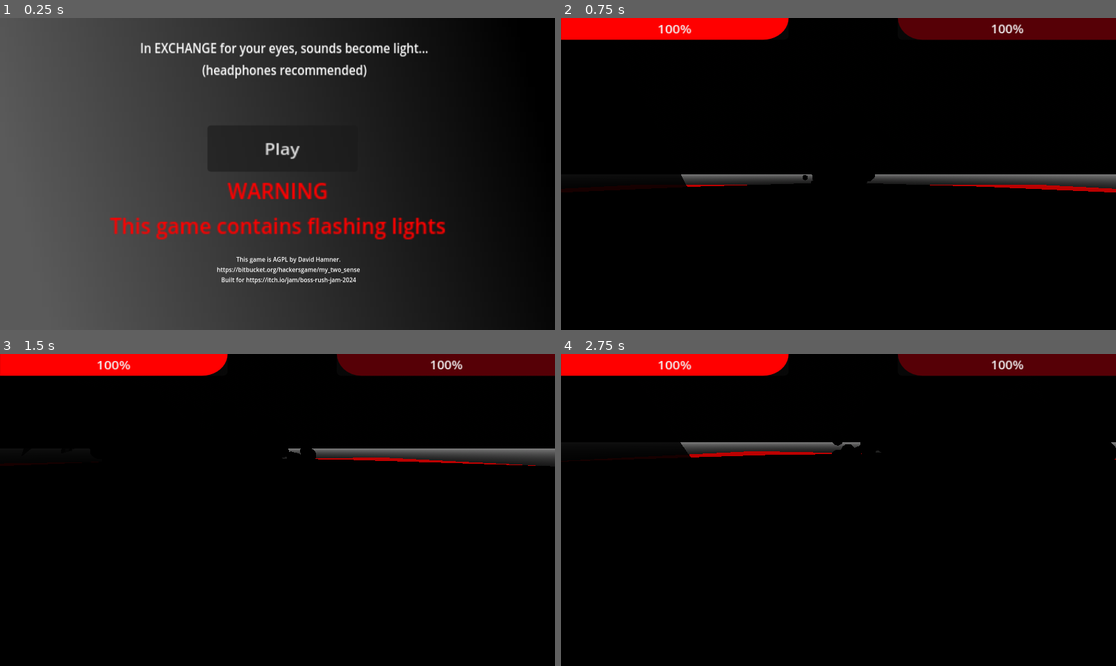
Above: before the commit, frames 1-4 (two rows, left to right).
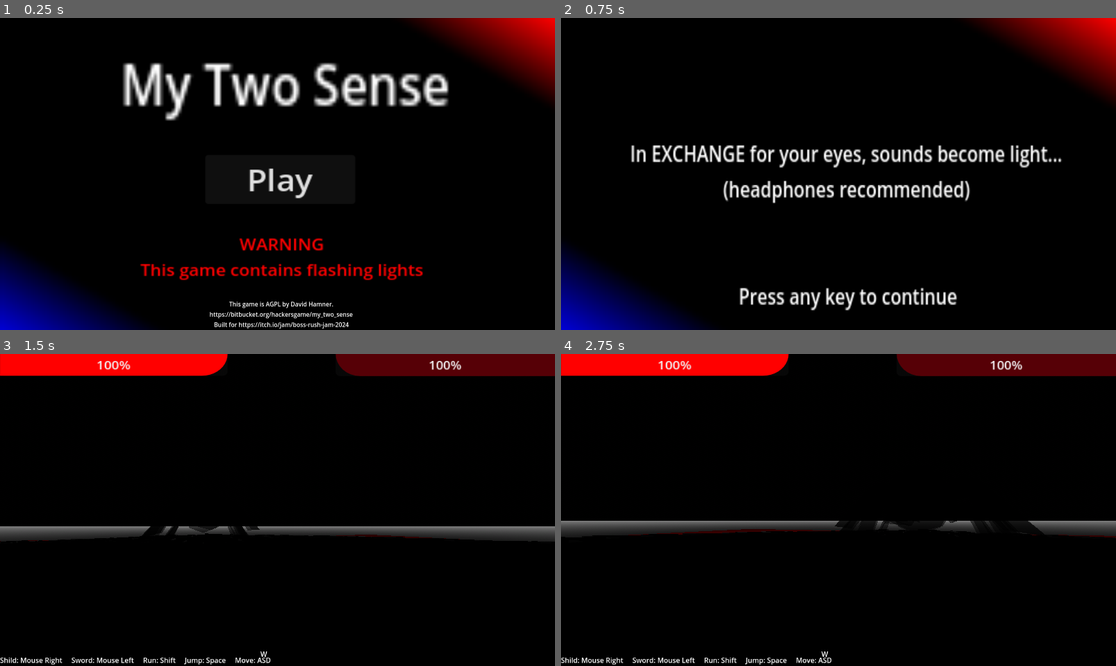
Above: after the commit, the same moments.

Repository: ruapotato/eyelander
Game: Godot game, scene res://main_menu.tscn
Two runs of this game, one before a commit and one after it. Both use one fixed random seed, a clock stepped at 60 frames per second and the inputs below. Sound files missing from this copy of the repository are replaced by a short silence.
Inputs (mouse positions are in pixels of both pictures, inside the frame that each line leads up to):
- Up to frame 1 (0.25 s): no input
- Up to frame 2 (0.75 s): click "Play" at 0.5 s
- Up to frame 3 (1.5 s): tap Enter at 1.25 s; move the mouse to (305, 510) at 1.27 s; press the mouse at (305, 510) at 1.28 s; hold W (forward) from 1.28 s (still down); right-click (305, 510) at 1.35 s
- Up to frame 4 (2.75 s): keep holding W (forward); tap Space (jump) at 1.52, 2.27 s; move the mouse to (810, 510) at 2.02 s; release the mouse at (810, 510) at 2.03 s; click (810, 510) at 2.1 s; right-click (810, 510) at 2.3 s

The runs differ from the first frame. In frame 1, 75% of the frame differs, in the area x 0-100%, y 0-100%; in frame 2, 18%; in frame 3, 6.0%; in frame 4, 4.9%.

Commit message:
Touch ups all over

Diff:
--- a/Light_sounds.gd
+++ b/Light_sounds.gd
@@ -4,6 +4,7 @@
 
 # Called when the node enters the scene tree for the first time.
 func _ready():
+	light.omni_attenuation = 3
 	pass # Replace with function body.
 
 
@@ -14,7 +15,7 @@
 		var this_stream = get_stream_playback()
 		var volume_peak = AudioServer.get_bus_peak_volume_left_db(0,0)
 		if volume_peak > -150:
-			light.light_energy = abs(volume_peak) / 40
+			light.light_energy = abs(volume_peak) /8
 			#print(volume_peak)
 	else:
 		light.light_energy = 0
--- a/boss_1.gd
+++ b/boss_1.gd
@@ -63,6 +63,10 @@
 	var slam_pos = head_bone.global_position
 	slam_pos.y = 0
 	new_slam_effect.set_deferred("global_position", slam_pos)
+
+	if animation_tree.get("parameters/fly/active"):
+		animation_tree.set("parameters/fly/request", AnimationNodeOneShot.ONE_SHOT_REQUEST_ABORT)
+	# Handle Jump.
 	#slam_effect.global_position =
 	#slam_effect.find_child("slam_particles").time = 0
 	new_slam_effect.find_child("slam_particles").emitting = true
@@ -221,7 +225,7 @@
 	#	stage = 2
 	sounds.global_position = butt_bone.global_position
 	#stage = (int(life/10) % 2) + 1
-	stage = int(life/10)%3 + 1
+	stage = int(life-2)%3 + 1
 	#print(stage)
 		#print(life)
 	# Add the gravity.git status
--- a/boss_1_import.tscn
+++ b/boss_1_import.tscn
@@ -74,7 +74,7 @@
 nodes/rage/position = Vector2(780, 180)
 nodes/slam/node = SubResource("AnimationNodeOneShot_qpgrh")
 nodes/slam/position = Vector2(280, 180)
-node_connections = [&"output", 0, &"rage", &"TimeScale", 0, &"moving", &"TimeScale 2", 0, &"Animation 2", &"effect_1", 0, &"TimeScale", &"effect_1", 1, &"Animation", &"fly", 0, &"slam", &"fly", 1, &"Animation 3", &"slam", 0, &"effect_1", &"slam", 1, &"TimeScale 2", &"rage", 0, &"fly", &"rage", 1, &"TimeScale 3", &"TimeScale 3", 0, &"Animation 4"]
+node_connections = [&"output", 0, &"rage", &"TimeScale", 0, &"moving", &"TimeScale 2", 0, &"Animation 2", &"TimeScale 3", 0, &"Animation 4", &"effect_1", 0, &"TimeScale", &"effect_1", 1, &"Animation", &"fly", 0, &"slam", &"fly", 1, &"Animation 3", &"rage", 0, &"fly", &"rage", 1, &"TimeScale 3", &"slam", 0, &"effect_1", &"slam", 1, &"TimeScale 2"]
 
 [node name="boss_2" instance=ExtResource("1_ignb7")]
 
@@ -114,12 +114,12 @@
 surface_material_override/3 = ExtResource("2_5mrau")
 
 [node name="butt_bone" type="BoneAttachment3D" parent="Armature/Skeleton3D" index="1"]
-transform = Transform3D(0.996212, -0.0866917, 0.00722166, -0.000254777, -0.0859221, -0.996305, 0.0869919, 0.992523, -0.0856187, 1.11893, 14.0047, -9.13724)
+transform = Transform3D(0.996212, -0.0866918, 0.00722172, -0.000254781, -0.0859227, -0.996305, 0.086992, 0.992523, -0.0856193, 1.11893, 14.0047, -9.13724)
 bone_name = "body"
 bone_idx = 0
 
 [node name="head_bone" type="BoneAttachment3D" parent="Armature/Skeleton3D" index="2"]
-transform = Transform3D(0.99971, -0.0241335, 0.00195787, 0.00122075, -0.0305178, -0.999536, 0.0241824, 0.999243, -0.0304799, 0.424792, 13.9797, 1.52237)
+transform = Transform3D(0.99971, -0.0241336, 0.00195792, 0.00122079, -0.0305184, -0.999536, 0.0241825, 0.999243, -0.0304805, 0.424789, 13.9796, 1.52237)
 bone_name = "head"
 bone_idx = 6
 
--- a/end_screen.gd
+++ b/end_screen.gd
@@ -12,4 +12,6 @@
 
 
 func _on_menu_pressed():
+	for body in get_parent().get_children():
+		body.queue_free()
 	get_tree().reload_current_scene()
--- a/game_over.gd
+++ b/game_over.gd
@@ -12,4 +12,6 @@
 
 
 func _on_menu_pressed():
+	for body in get_parent().get_children():
+		body.queue_free()
 	get_tree().reload_current_scene()
--- a/gui.tscn
+++ b/gui.tscn
@@ -19,10 +19,28 @@
 value = 100.0
 
 [node name="BOSS_1_LIFE" type="ProgressBar" parent="."]
-offset_left = 1165.0
-offset_top = -1.99998
-offset_right = 1441.0
-offset_bottom = 29.0
+offset_left = 1161.0
+offset_top = -1.0
+offset_right = 1437.0
+offset_bottom = 30.0
 scale = Vector2(2.75164, 2.49976)
 theme_override_styles/fill = SubResource("StyleBoxFlat_yfbxp")
 value = 100.0
+
+[node name="Label" type="Label" parent="."]
+offset_top = 1040.0
+offset_right = 604.0
+offset_bottom = 1066.0
+scale = Vector2(1.51365, 1.54352)
+text = "Shild: Mouse Right     Sword: Mouse Left     Run: Shift     Jump: Space     Move: ASD
+"
+vertical_alignment = 1
+
+[node name="Label2" type="Label" parent="."]
+offset_left = 901.0
+offset_top = 1019.0
+offset_right = 1500.0
+offset_bottom = 1045.0
+scale = Vector2(1.51365, 1.54352)
+text = "W"
+vertical_alignment = 1
--- a/main_menu.gd
+++ b/main_menu.gd
@@ -1,6 +1,6 @@
 extends Node2D
 
-@onready var game = preload("res://world.tscn")
+@onready var game = preload("res://startup_screen.tscn")
 var new_game = null
 # Called when the node enters the scene tree for the first time.
 func _ready():
@@ -19,4 +19,4 @@
 		new_game.queue_free()
 	new_game = game.instantiate()
 	self.hide()
-	add_child(new_game)
+	get_parent().add_child(new_game)
--- a/main_menu.tscn
+++ b/main_menu.tscn
@@ -1,14 +1,19 @@
-[gd_scene load_steps=4 format=3 uid="uid://3o4a8uaid6mb"]
+[gd_scene load_steps=5 format=3 uid="uid://3o4a8uaid6mb"]
 
 [ext_resource type="Script" path="res://main_menu.gd" id="1_8rasr"]
 
-[sub_resource type="Gradient" id="Gradient_uh7cu"]
-colors = PackedColorArray(0, 0, 0, 1, 0.355314, 0.355314, 0.355314, 1)
+[sub_resource type="Gradient" id="Gradient_ki2s5"]
+offsets = PackedFloat32Array(0, 0.148387, 0.432258, 0.845161, 1)
+colors = PackedColorArray(1, 0, 0, 1, 0, 0, 0, 1, 0, 0, 0, 1, 0, 0, 0, 1, 0, 0, 0.870588, 1)
 
 [sub_resource type="GradientTexture2D" id="GradientTexture2D_jncou"]
-gradient = SubResource("Gradient_uh7cu")
-fill_from = Vector2(0.96789, 0.247706)
-fill_to = Vector2(0, 0.380734)
+gradient = SubResource("Gradient_ki2s5")
+fill_from = Vector2(1, 0)
+fill_to = Vector2(0, 1)
+
+[sub_resource type="Theme" id="Theme_3einr"]
+Button/colors/font_hover_color = Color(0.764706, 0, 0.0862745, 1)
+Button/colors/icon_normal_color = Color(0, 0, 1, 1)
 
 [node name="main_menu" type="Node2D"]
 script = ExtResource("1_8rasr")
@@ -19,28 +24,29 @@
 texture = SubResource("GradientTexture2D_jncou")
 
 [node name="Label" type="Label" parent="."]
-offset_left = 250.0
-offset_top = 69.0
-offset_right = 825.0
-offset_bottom = 121.0
-scale = Vector2(2.55306, 2.9206)
-text = "In EXCHANGE for your eyes, sounds become light...
-(headphones recommended)"
+offset_left = 218.0
+offset_top = 87.0
+offset_right = 366.0
+offset_bottom = 114.0
+scale = Vector2(10.4796, 12.0181)
+text = "My Two Sense"
 horizontal_alignment = 1
 
 [node name="Button" type="Button" parent="."]
-offset_left = 718.0
-offset_top = 372.0
-offset_right = 855.0
-offset_bottom = 419.0
+offset_left = 710.0
+offset_top = 474.0
+offset_right = 847.0
+offset_bottom = 524.0
 scale = Vector2(3.78877, 3.39787)
+theme = SubResource("Theme_3einr")
+theme_override_font_sizes/font_size = 30
 text = "Play"
 
 [node name="Label2" type="Label" parent="."]
-offset_left = 631.0
-offset_top = 819.0
-offset_right = 1206.0
-offset_bottom = 897.0
+offset_left = 606.0
+offset_top = 974.0
+offset_right = 1181.0
+offset_bottom = 1052.0
 scale = Vector2(1.27902, 1.36552)
 text = "This game is AGPL by David Hamner.
 https://bitbucket.org/hackersgame/my_two_sense
@@ -49,11 +55,11 @@
 
 [node name="Label3" type="Label" parent="."]
 modulate = Color(1, 0, 0, 1)
-offset_left = 206.0
-offset_top = 543.0
-offset_right = 545.0
-offset_bottom = 595.0
-scale = Vector2(4.47254, 4.64787)
+offset_left = 339.0
+offset_top = 743.0
+offset_right = 678.0
+offset_bottom = 795.0
+scale = Vector2(3.76696, 3.40636)
 text = "WARNING
 This game contains flashing lights"
 horizontal_alignment = 1
--- a/player.gd
+++ b/player.gd
@@ -19,11 +19,11 @@
 var mouse_sensitivity = .0035
 #var speed = 5
 var gravity = ProjectSettings.get_setting("physics/3d/default_gravity")
-var JUMP_VELOCITY = 4.5
+var JUMP_VELOCITY = 7
 var SPEED = 5.0
-var sword_hold_angle = 315
+
 var swipping = false
-var swipe_speed = .35
+var swipe_speed = .2
 var swipe_counter = 0
 var damage_todo = 0
 var life = 100
@@ -32,10 +32,15 @@
 #var swipe_start_angle = 180
 #var swipe_end_angle = 30
 var swipe_stage = 1
-var swipe_angles = {1: [180, 0], 2: [0,180], 3: [180, 45], 4: [45, 45]}
+
+var sword_hold_angle = 123
+var sword_far_left_angle = 250
+var swipe_angles = {1: [sword_hold_angle, sword_far_left_angle],
+					2: [sword_far_left_angle,sword_hold_angle]}
+#					3: [sword_hold_angle, sword_far_left_angle]}
 
 var shilding = false
-var shild_hold_angle = 65
+var shild_hold_angle = 90
 var shilding_angle = 0
 var knockback = Vector3(0,0,0)
 var dazzed = 0
@@ -149,13 +154,18 @@
 		# Set camera
 		#shild.rotation_degrees.x = spring_arm.rotation_degrees.x
 		# Set sword pos
-		sword.rotation_degrees.y = piv.rotation_degrees.y - 200
+		sword.rotation_degrees.y = piv.rotation_degrees.y - 100
 	if not shilding:
 		shild.rotation_degrees.y = shild_hold_angle + piv.rotation_degrees.y
 
-	if swipping and not shilding:
-		var swipe_start_angle = swipe_angles[swipe_stage][0]
-		var swipe_end_angle =   swipe_angles[swipe_stage][1]
+
+	var swipe_done = swipe_stage > len(swipe_angles)
+	if swipe_done and sword.find_child("swing").playing:
+		sword.find_child("swing").stop()
+
+	if (swipping and not swipe_done) and not shilding:
+		var swipe_end_angle = swipe_angles[swipe_stage][0]
+		var swipe_start_angle =   swipe_angles[swipe_stage][1]
 		#print(swipe_counter)
 		swipe_counter -= delta
 		if swipe_counter <= 0:
@@ -166,17 +176,19 @@
 			var total_angles = swipe_end_angle - swipe_start_angle
 			var angle = (total_angles * angle_amount) + swipe_start_angle
 			#print(angle)
-			sword.rotation_degrees.y = angle + piv.rotation_degrees.y + sword_hold_angle
-	if not swipping and not shilding:
+			sword.rotation_degrees.y = angle + piv.rotation_degrees.y
+			#print(sword.rotation_degrees.y)
+	if (not swipping or swipe_done) and not shilding:
 		#sword.rotation.y = lerp_angle(sword.rotation.y, atan2(-direction.x, -direction.z), .2)
-		if not Input.is_action_pressed("swipe"):
-			sword.rotation.y = piv.rotation.y + deg_to_rad(sword_hold_angle)
-		else:
+		#if not Input.is_action_pressed("swipe"):
+		sword.rotation_degrees.y = sword_hold_angle + piv.rotation_degrees.y
+		if Input.is_action_pressed("swipe"):
 			swipe_stage += 1
 			#print(swipe_stage)
-			if swipe_stage > len(swipe_angles):
+			#if swipe_stage > len(swipe_angles):
 				#swipe_stage = 1
-				swipe_stage = len(swipe_angles)
+				#swipping = false
+				#swipe_stage = len(swipe_angles)
 			swipping = true
 			swipe_counter = swipe_speed
 		#print(sword.rotation.y)
--- a/project.godot
+++ b/project.godot
@@ -19,6 +19,7 @@
 
 window/size/viewport_width=1920
 window/size/viewport_height=1080
+window/size/mode=3
 
 [input]
 
@@ -68,3 +69,7 @@
 "events": [Object(InputEventKey,"resource_local_to_scene":false,"resource_name":"","device":0,"window_id":0,"alt_presse …(181 unchanged characters)…
 ]
 }
+
+[physics]
+
+3d/default_gravity=16.0
--- a/shild.tscn
+++ b/shild.tscn
@@ -7,14 +7,14 @@
 [ext_resource type="AudioStream" uid="uid://b6t6s702fb5mp" path="res://sounds/sound8.wav" id="5_umm4n"]
 
 [sub_resource type="BoxShape3D" id="BoxShape3D_744lb"]
-size = Vector3(1, 1.595, 0.14)
+size = Vector3(1, 1.595, 0.345)
 
 [node name="shild" type="RigidBody3D"]
 gravity_scale = 0.0
 script = ExtResource("1_lk3q2")
 
 [node name="CollisionShape3D" type="CollisionShape3D" parent="."]
-transform = Transform3D(1, 0, 0, 0, 1, 0, 0, 0, 1, 0, 0.065, -0.54)
+transform = Transform3D(1, 0, 0, 0, 1, 0, 0, 0, 1, 0, 0.065, -0.603113)
 shape = SubResource("BoxShape3D_744lb")
 
 [node name="mesh" parent="." instance=ExtResource("1_2fpaf")]
--- a/shild_import.tscn
+++ b/shild_import.tscn
@@ -6,4 +6,4 @@
 [node name="shild_import" instance=ExtResource("1_isexf")]
 
 [node name="shild2" parent="." index="0"]
-material_override = ExtResource("2_kfdh8")
+surface_material_override/0 = ExtResource("2_kfdh8")
--- a/slam_effect.tscn
+++ b/slam_effect.tscn
@@ -1,9 +1,6 @@
 [gd_scene load_steps=4 format=3 uid="uid://btecjvp4bcjg0"]
 
-[sub_resource type="StandardMaterial3D" id="StandardMaterial3D_2cjgp"]
-albedo_color = Color(0, 0, 0, 1)
-emission = Color(1, 0, 0, 1)
-emission_energy_multiplier = 100.0
+[ext_resource type="Material" uid="uid://ctth5up8r82wk" path="res://native/shild.tres" id="1_vu27l"]
 
 [sub_resource type="ParticleProcessMaterial" id="ParticleProcessMaterial_l6wrp"]
 gravity = Vector3(0, -20, 0)
@@ -17,7 +14,7 @@
 
 [node name="slam_particles" type="GPUParticles3D" parent="."]
 transform = Transform3D(-4.37114e-08, -1, 0, 1, -4.37114e-08, 0, 0, 0, 1, 0, 0, 0)
-material_override = SubResource("StandardMaterial3D_2cjgp")
+material_override = ExtResource("1_vu27l")
 emitting = false
 amount = 80
 one_shot = true
--- a/spike.gd
+++ b/spike.gd
@@ -1,11 +1,12 @@
 extends Area3D
 
 @onready var boss = get_parent().find_child("boss_1")
+@onready var player = get_parent().find_child("player")
 var damage = 50
 var ttl = 4
 var bad = true
 var target = Vector3(0,0,0)
-var speed = 10
+var speed = 18
 # Called when the node enters the scene tree for the first time.
 func _ready():
 	#wadd_collision_exception_with(boss)
@@ -14,11 +15,18 @@
 
 # Called every frame. 'delta' is the elapsed time since the previous frame.
 func _process(delta):
+	if bad:
+		target = player.global_position
+	else:
+		target = boss.global_position + Vector3(0,1,0)
+
 	if global_position != target:
 		look_at(target)
 	#global_position = lerp(global_position, target, delta * speed)
 
 	global_position = global_position.move_toward(target, delta * speed)
+	#if global_position == target:
+	#	queue_free()
 	ttl -= delta
 	if ttl < 0:
 		queue_free()
@@ -27,14 +35,18 @@
 	#print(body.name)
 	if body.name == "shild":
 		queue_free()
-	if body.name == "player" and bad:
-		#print("hurt player")
-		body.damage_todo += damage
-	if body.name == "boss_1":
+	elif body.name == "player":
+		if bad:
+			print("hurt player")
+			body.damage_todo += damage
+	elif body.name == "boss_1":
 		if not bad:
-			#print("hurt boss")
+			print("hurt boss")
 			body.damage_todo += damage
 			queue_free()
+	elif body.name != "sword":
+		print("hit " + body.name)
+		queue_free()
 
 
 func _on_area_entered(area):
--- a/spike.tscn
+++ b/spike.tscn
@@ -15,8 +15,8 @@
 height = 0.5
 
 [sub_resource type="CapsuleShape3D" id="CapsuleShape3D_fjsrh"]
-radius = 0.25
-height = 0.5
+radius = 0.3
+height = 0.6
 
 [node name="spike" type="Area3D"]
 transform = Transform3D(-1.3027e-15, 4.37114e-08, -1, 1, 2.98023e-08, 0, 2.98023e-08, -1, -4.37114e-08, 0, 0, 0)
@@ -27,10 +27,11 @@
 mesh = SubResource("CylinderMesh_c3u3f")
 
 [node name="CollisionShape3D" type="CollisionShape3D" parent="."]
+transform = Transform3D(1, 0, 0, 0, 1, 0, 0, 0, 1, 9.26901e-17, -3.11017e-09, 0.0711523)
 shape = SubResource("CapsuleShape3D_fjsrh")
 
 [node name="hit" type="AudioStreamPlayer3D" parent="."]
-transform = Transform3D(1, 0, 0, 0, 1, 0, 0, 0, 1, 0, 0.156918, 0.00676858)
+transform = Transform3D(1, 0, 1.05879e-22, 0, 1, 0, 0, 0, 1, 0, 0.156918, 0.00676858)
 stream = ExtResource("1_ytvq0")
 volume_db = 10.0
 max_db = 6.0
--- /dev/null
+++ b/startup_screen.gd
@@ -0,0 +1,25 @@
+extends Node2D
+
+@onready var game = preload("res://world.tscn")
+var new_game = null
+var time_to_show = 10
+var game_started = false
+# Called when the node enters the scene tree for the first time.
+func _ready():
+	Input.mouse_mode = Input.MOUSE_MODE_VISIBLE
+	show()
+
+
+# Called every frame. 'delta' is the elapsed time since the previous frame.
+func _process(delta):
+	if not game_started:
+		if Input.is_anything_pressed():
+			time_to_show = 0
+		time_to_show -= delta
+		if time_to_show < 0:
+			if new_game != null:
+				new_game.queue_free()
+			new_game = game.instantiate()
+			self.hide()
+			add_child(new_game)
+			game_started = true
--- /dev/null
+++ b/startup_screen.tscn
@@ -0,0 +1,39 @@
+[gd_scene load_steps=4 format=3 uid="uid://dwf8it2ykecp2"]
+
+[ext_resource type="Script" path="res://startup_screen.gd" id="1_mpcew"]
+
+[sub_resource type="Gradient" id="Gradient_uh7cu"]
+offsets = PackedFloat32Array(0, 0.148387, 0.432258, 0.845161, 1)
+colors = PackedColorArray(1, 0, 0, 1, 0, 0, 0, 1, 0, 0, 0, 1, 0, 0, 0, 1, 0, 0, 0.870588, 1)
+
+[sub_resource type="GradientTexture2D" id="GradientTexture2D_xdlw1"]
+gradient = SubResource("Gradient_uh7cu")
+fill_from = Vector2(1, 0)
+fill_to = Vector2(0, 1)
+
+[node name="startup_screen" type="Node2D"]
+script = ExtResource("1_mpcew")
+
+[node name="Sprite2D" type="Sprite2D" parent="."]
+position = Vector2(968.5, 550)
+scale = Vector2(30.4219, 17.3437)
+texture = SubResource("GradientTexture2D_xdlw1")
+
+[node name="Label" type="Label" parent="."]
+offset_left = -113.0
+offset_top = 413.0
+offset_right = 462.0
+offset_bottom = 465.0
+scale = Vector2(3.82867, 4.72667)
+text = "In EXCHANGE for your eyes, sounds become light...
+(headphones recommended)"
+horizontal_alignment = 1
+
+[node name="Label2" type="Label" parent="."]
+offset_left = -105.0
+offset_top = 907.0
+offset_right = 470.0
+offset_bottom = 959.0
+scale = Vector2(3.82867, 4.72667)
+text = "Press any key to continue"
+horizontal_alignment = 1
--- a/sword.gd
+++ b/sword.gd
@@ -67,7 +67,8 @@
 		knockback_force.y = 5
 		body.get_parent().knockback = knockback_force
 	else:
-		hit_sound.play()
+		if body.name != "shild":
+			hit_sound.play()
 
 
 func _on_area_entered(area):
--- a/sword.tscn
+++ b/sword.tscn
@@ -9,24 +9,25 @@
 [sub_resource type="BoxShape3D" id="BoxShape3D_da6nh"]
 size = Vector3(0.18, 0.205, 1.835)
 
-[node name="sword2" type="Area3D"]
+[node name="sword3" type="Area3D"]
 script = ExtResource("1_dx8f6")
 
 [node name="CollisionShape3D" type="CollisionShape3D" parent="."]
-transform = Transform3D(1, 0, 0, 0, 1, 0, 0, 0, 1, 0, 0, -1.69)
+transform = Transform3D(-1, 0, -8.74228e-08, 0, 1, 0, 8.74228e-08, 0, -1, 7.38723e-08, 0, 1.6331)
 shape = SubResource("BoxShape3D_da6nh")
 
 [node name="sword" parent="." instance=ExtResource("1_uj4pq")]
+transform = Transform3D(-1, 0, -8.74228e-08, 0, 1, 0, 8.74228e-08, 0, -1, -7.38723e-08, 0, -0.0568957)
 
 [node name="swing" type="AudioStreamPlayer3D" parent="."]
-transform = Transform3D(1, 0, 0, 0, 1, 0, 0, 0, 1, 0, 0.156918, -0.747707)
+transform = Transform3D(1, 0, 0, 0, 1, 0, 0, 0, 1, 0, 0.156918, 1.25229)
 stream = ExtResource("3_5oglf")
 doppler_tracking = 2
 script = ExtResource("4_tg2y8")
 
 [node name="sound_light" type="OmniLight3D" parent="swing"]
 transform = Transform3D(1, 0, 0, 0, 1, 0, 0, 0, 1, 0, 0.0348836, -0.0037058)
-light_color = Color(0.815686, 0.815686, 0, 1)
+light_color = Color(0.992157, 0.992157, 0.862745, 1)
 light_energy = 15.03
 light_size = 1.0
 shadow_enabled = true
@@ -34,7 +35,7 @@
 omni_shadow_mode = 0
 
 [node name="hit" type="AudioStreamPlayer3D" parent="."]
-transform = Transform3D(1, 0, 0, 0, 1, 0, 0, 0, 1, 0, 0.156918, -0.747707)
+transform = Transform3D(1, 0, 0, 0, 1, 0, 0, 0, 1, 0, 0.156918, 1.25229)
 stream = ExtResource("5_k42r8")
 volume_db = 10.0
 max_db = 6.0
--- a/sword_import.tscn
+++ b/sword_import.tscn
@@ -1,5 +1,10 @@
-[gd_scene load_steps=2 format=3 uid="uid://bjdumkpli2d1t"]
+[gd_scene load_steps=3 format=3 uid="uid://bjdumkpli2d1t"]
 
 [ext_resource type="PackedScene" uid="uid://bx0gckik0tqxd" path="res://import/sword.glb" id="1_f2e6f"]
+[ext_resource type="Material" uid="uid://ctth5up8r82wk" path="res://native/shild.tres" id="2_kiio5"]
 
 [node name="sword2" instance=ExtResource("1_f2e6f")]
+
+[node name="Sword" parent="." index="0"]
+surface_material_override/0 = ExtResource("2_kiio5")
+surface_material_override/1 = ExtResource("2_kiio5")
--- a/world.tscn
+++ b/world.tscn
@@ -18,10 +18,10 @@
 [sub_resource type="Environment" id="Environment_p3iqh"]
 background_mode = 2
 sky = SubResource("Sky_c61lt")
+fog_enabled = true
 fog_light_color = Color(0, 0, 0, 1)
-fog_density = 0.3358
-volumetric_fog_enabled = true
-volumetric_fog_density = 0.0439
+fog_density = 0.0095
+volumetric_fog_density = 0.3852
 volumetric_fog_albedo = Color(0, 0, 0, 1)
 volumetric_fog_emission_energy = 0.0
 volumetric_fog_length = 107.12
Binary file changed: import/level_1.glb
Binary file changed: import/shild.glb
Binary file changed: import/sword.glb
Not shown, changed: items.blend
Not shown, changed: items.blend1
Not shown, changed: level_1.blend
Not shown, changed: level_1.blend1
